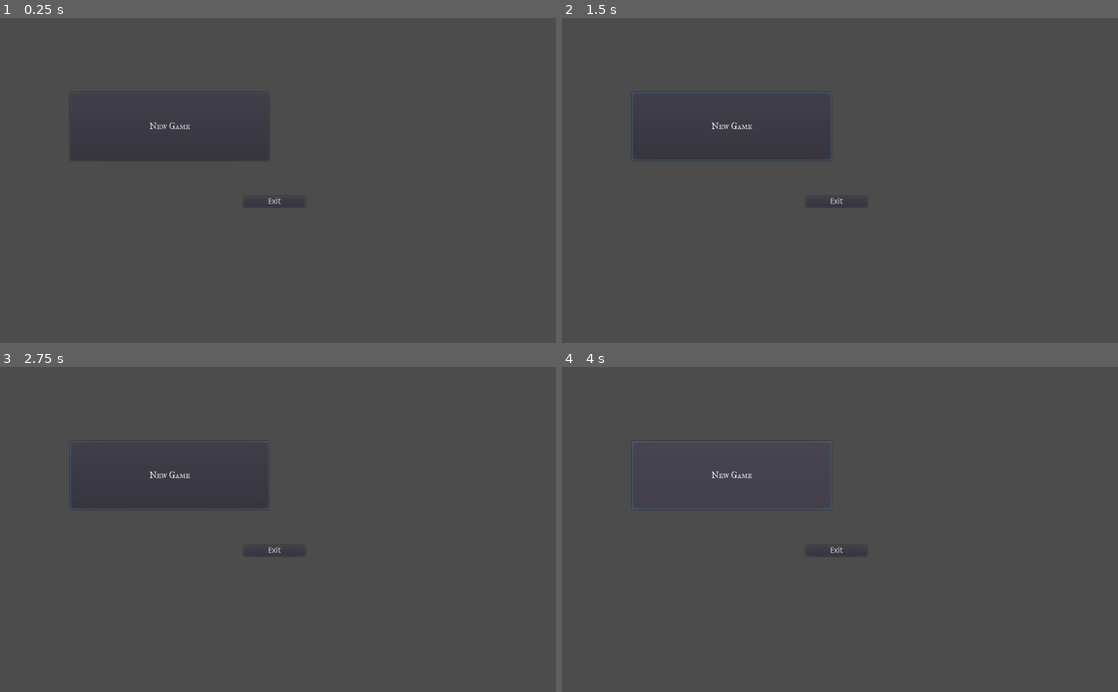
Above: before the commit, frames 1-4 (two rows, left to right).
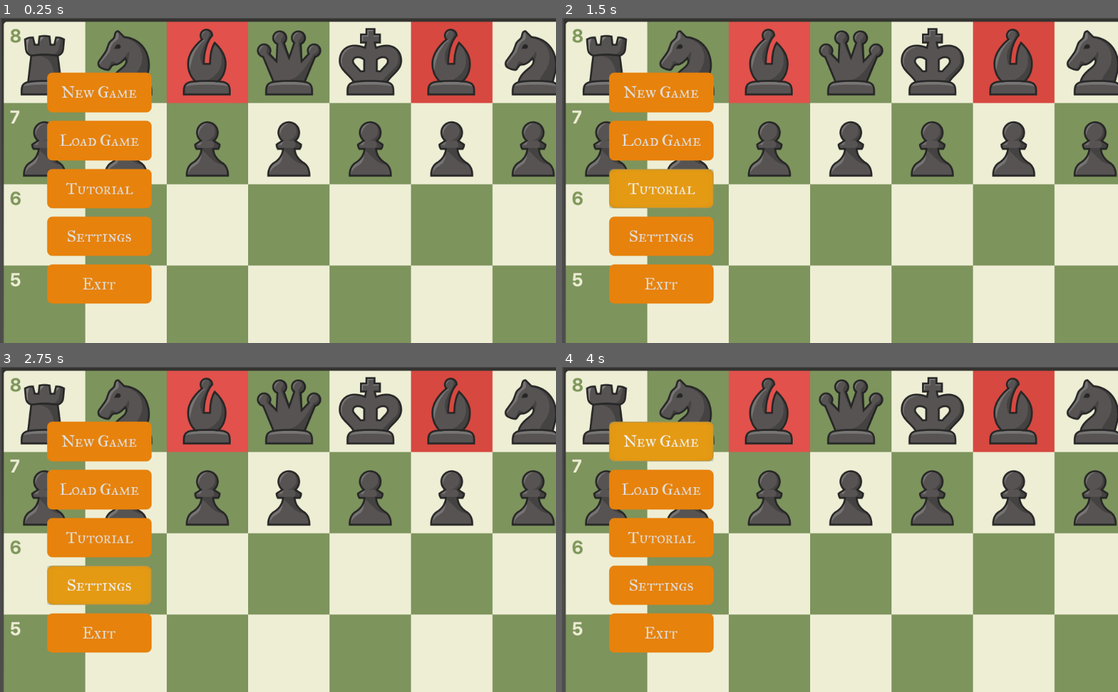
Above: after the commit, the same moments.

Repository: albinantti/UIPChess
Game: Godot game, scene res://mainMenu.tscn
Two runs of this game, one before a commit and one after it. Both use one fixed random seed, a clock stepped at 60 frames per second and the inputs below.
Inputs (mouse positions are in pixels of both pictures, inside the frame that each line leads up to):
- Up to frame 1 (0.25 s): no input
- Up to frame 2 (1.5 s): click "New Game" (after the commit: "Load Game") at 0.5 s; click (662, 187) at 1.25 s, where only the run after the commit has a clickable "Tutorial"
- Up to frame 3 (2.75 s): click (100, 584) at 2 s, where only the run after the commit has a clickable "Settings"
- Up to frame 4 (4 s): click "New Game" at 2.75 s; click "New Game" at 3.5 s

The runs differ from the first frame. In frame 1, 90% of the frame differs, in the area x 0-100%, y 0-100%; in frame 2, 90%; in frame 3, 90%; in frame 4, 90%.

Commit message:
Added buttons to main menu
Signed-off-by: Daniel Fehrm <daniel@fehrm.se>

Diff:
--- a/Project/Resources/GreatPrimer.tres
+++ b/Project/Resources/GreatPrimer.tres
@@ -3,4 +3,5 @@
 [ext_resource path="res://Resources/GreatPrimer.ttf" type="DynamicFontData" id=1]
 
 [resource]
+size = 30
 font_data = ExtResource( 1 )
--- a/Project/Resources/Themes/MainMenuButtonTheme.tres
+++ b/Project/Resources/Themes/MainMenuButtonTheme.tres
@@ -1,6 +1,32 @@
-[gd_resource type="Theme" load_steps=2 format=2]
+[gd_resource type="Theme" load_steps=4 format=2]
 
 [ext_resource path="res://Resources/GreatPrimer.tres" type="DynamicFont" id=1]
 
+[sub_resource type="StyleBoxFlat" id=1]
+bg_color = Color( 0.898039, 0.603922, 0.0745098, 1 )
+corner_radius_top_left = 10
+corner_radius_top_right = 10
+corner_radius_bottom_right = 10
+corner_radius_bottom_left = 10
+
+[sub_resource type="StyleBoxFlat" id=2]
+bg_color = Color( 0.905882, 0.509804, 0.0470588, 1 )
+corner_radius_top_left = 10
+corner_radius_top_right = 10
+corner_radius_bottom_right = 10
+corner_radius_bottom_left = 10
+
 [resource]
 default_font = ExtResource( 1 )
+Button/colors/font_color = Color( 0.88, 0.88, 0.88, 1 )
+Button/colors/font_color_disabled = Color( 0.9, 0.9, 0.9, 0.2 )
+Button/colors/font_color_focus = Color( 0.94, 0.94, 0.94, 1 )
+Button/colors/font_color_hover = Color( 0.94, 0.94, 0.94, 1 )
+Button/colors/font_color_pressed = Color( 1, 1, 1, 1 )
+Button/constants/hseparation = 2
+Button/fonts/font = null
+Button/styles/disabled = null
+Button/styles/focus = null
+Button/styles/hover = SubResource( 1 )
+Button/styles/normal = SubResource( 2 )
+Button/styles/pressed = null
--- a/Project/mainMenu.tscn
+++ b/Project/mainMenu.tscn
@@ -1,29 +1,75 @@
-[gd_scene load_steps=3 format=2]
+[gd_scene load_steps=4 format=2]
 
 [ext_resource path="res://Exit Button.gd" type="Script" id=1]
 [ext_resource path="res://Resources/Themes/MainMenuButtonTheme.tres" type="Theme" id=2]
+[ext_resource path="res://Resources/mainmenu_background.png" type="Texture" id=3]
 
 [node name="Control" type="Control"]
-anchor_right = 1.0
-anchor_bottom = 1.0
-margin_right = 416.0
-margin_bottom = 424.0
+margin_left = 3.0
+margin_top = 1.0
+margin_right = 1025.0
+margin_bottom = 609.0
 rect_pivot_offset = Vector2( -90, -26 )
 
-[node name="New Game Button" type="Button" parent="."]
-margin_left = 129.0
-margin_top = 137.0
-margin_right = 496.0
-margin_bottom = 263.0
+[node name="TextureRect" type="TextureRect" parent="."]
+margin_right = 1208.0
+margin_bottom = 1210.0
+texture = ExtResource( 3 )
+
+[node name="MarginContainer" type="MarginContainer" parent="."]
+margin_left = 84.0
+margin_top = 100.0
+margin_right = 276.0
+margin_bottom = 526.0
+
+[node name="GridContainer" type="GridContainer" parent="MarginContainer"]
+margin_right = 192.0
+margin_bottom = 426.0
+custom_constants/vseparation = 16
+
+[node name="New Game Button2" type="Button" parent="MarginContainer/GridContainer"]
+margin_right = 192.0
+margin_bottom = 72.0
 hint_tooltip = "Start a new game of chess."
+size_flags_horizontal = 3
+size_flags_vertical = 3
 theme = ExtResource( 2 )
 text = "New Game"
 
-[node name="Exit Button" type="Button" parent="."]
-margin_left = 449.0
-margin_top = 329.0
-margin_right = 562.0
-margin_bottom = 349.0
+[node name="New Game Button" type="Button" parent="MarginContainer/GridContainer"]
+margin_top = 88.0
+margin_right = 192.0
+margin_bottom = 160.0
+size_flags_horizontal = 3
+size_flags_vertical = 3
+theme = ExtResource( 2 )
+text = "Load Game"
+
+[node name="New Game Button3" type="Button" parent="MarginContainer/GridContainer"]
+margin_top = 176.0
+margin_right = 192.0
+margin_bottom = 248.0
+size_flags_horizontal = 3
+size_flags_vertical = 3
+theme = ExtResource( 2 )
+text = "Tutorial"
+
+[node name="New Game Button4" type="Button" parent="MarginContainer/GridContainer"]
+margin_top = 264.0
+margin_right = 192.0
+margin_bottom = 336.0
+size_flags_horizontal = 3
+size_flags_vertical = 3
+theme = ExtResource( 2 )
+text = "Settings"
+
+[node name="Exit Button" type="Button" parent="MarginContainer/GridContainer"]
+margin_top = 352.0
+margin_right = 192.0
+margin_bottom = 424.0
+size_flags_horizontal = 3
+size_flags_vertical = 3
+theme = ExtResource( 2 )
 toggle_mode = true
 text = "Exit"
 script = ExtResource( 1 )
Binary file added: Project/Resources/mainmenu_background.png
Not shown, added: Project/Resources/mainmenu_background.png.import
Not shown, added: .gitignore
